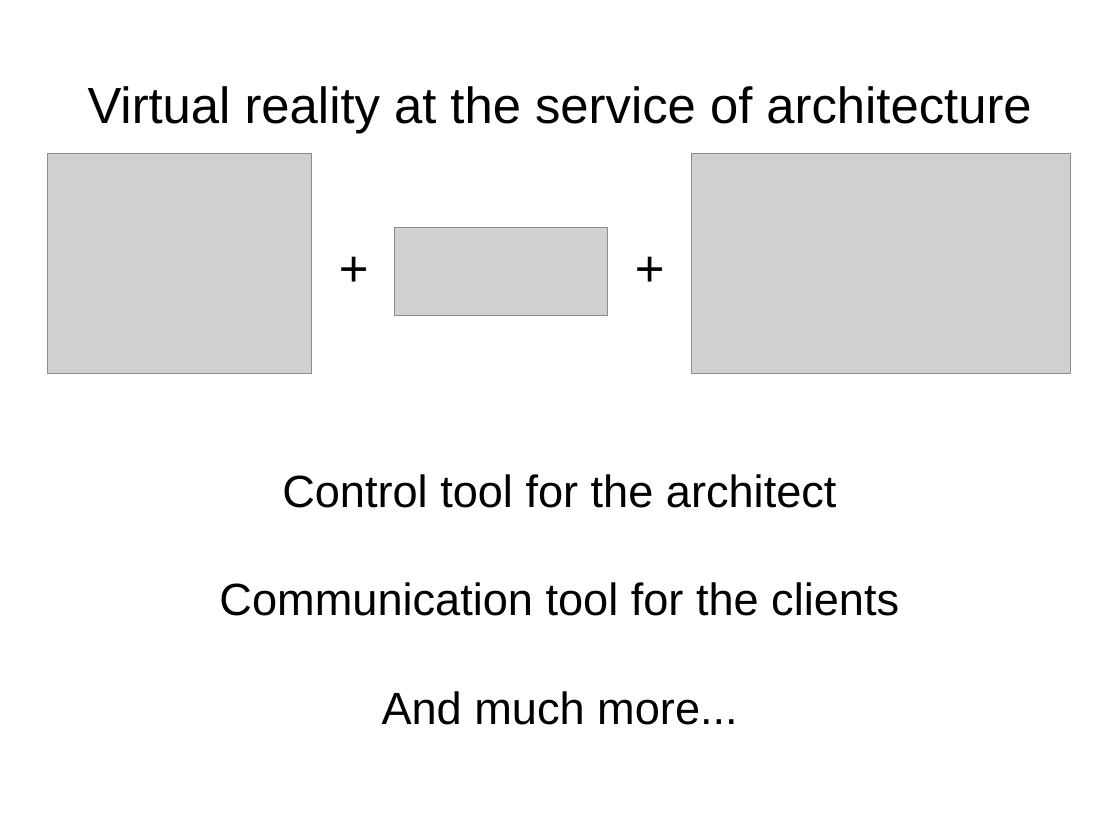
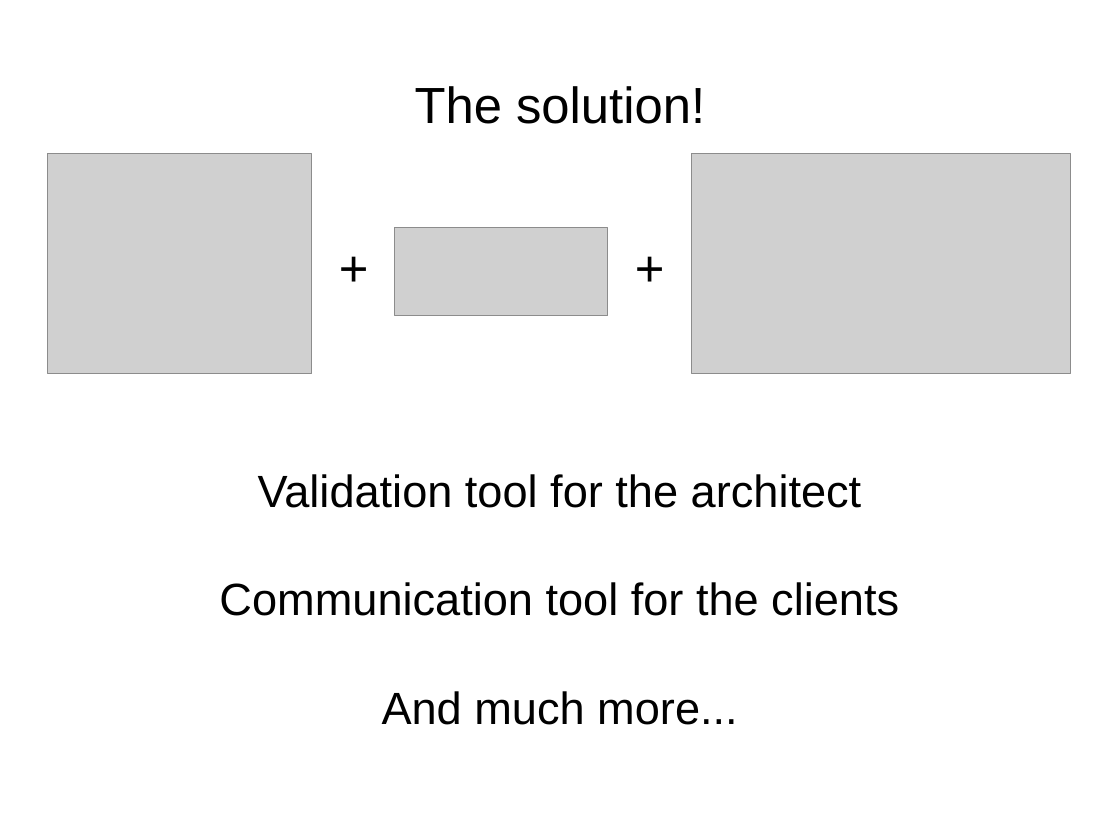
Before and after one commit to quentinleguennec/presentations, a slide deck: slide 5 of pitch_apps_world_2016.odp. Drawn at 1120x840 pixels with LibreOffice and Linux fonts; fonts in the diff are those of the drawing; grey boxes stand for pictures; background and template pictures are left out. Boxes give left, top, right and bottom in pixels: in the first picture for what was removed or moved away, otherwise in the second. Text is boxed around its words. In the diff, an @@ line names an element or a change of style, - is before the commit and + after.

```diff
--- a/pitch_apps_world_2016.odp
+++ b/pitch_apps_world_2016.odp
@@ title at (415, 86, 705, 124): text changed @@
-Virtual reality at the service of architecture
+The solution!
@@ subtitle at (258, 474, 862, 508): text changed @@
-Control tool for the architect
+Validation tool for the architect
```
Also in this commit, not shown: 5 other slides changed, 5 other files.
